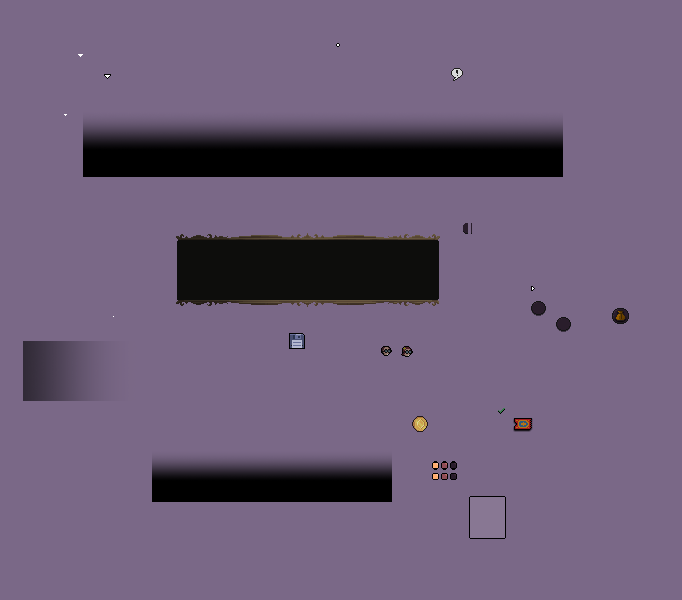
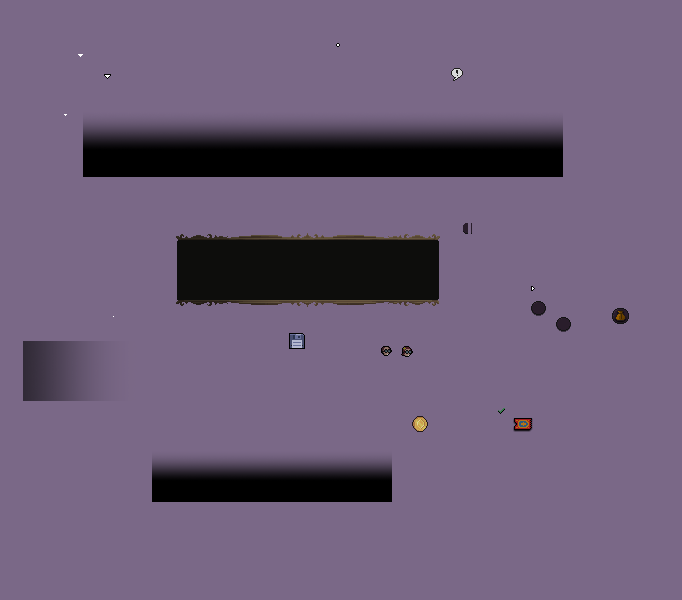
Two versions of the same layered image (w=682, h=600). Layer-by-layer changes:
removed group "Map" (12 layers) over [432, 461, 506, 539]
removed group "Center" (3 layers) from group "Map" over [432, 461, 457, 470]
removed layer "UIMiniMapCurrentRoom.png" from group "Center" over [432, 461, 439, 470]
removed layer "UIMiniMapVisitedRoom.png" from group "Center" over [441, 461, 448, 470]
removed layer "UIMiniMapNotVisitedRoom.png" from group "Center" over [450, 461, 457, 470]
removed group "Side" (3 layers) from group "Map" over [432, 473, 457, 480]
removed layer "UIMiniMapCurrentSideRoom.png" from group "Side" over [432, 473, 439, 480]
removed layer "UIMiniMapVisitedSideRoom.png" from group "Side" over [441, 473, 448, 480]
removed layer "UIMiniMapNotVisitedSideRoom.png" from group "Side" over [450, 473, 457, 480]
removed group "UIMiniMapContainer.png" (2 layers) from group "Map" over [469, 496, 506, 539]
removed layer "Fill" from group "UIMiniMapContainer.png" over [470, 497, 505, 538]
removed layer "Frame" from group "UIMiniMapContainer.png" over [469, 496, 506, 539]
